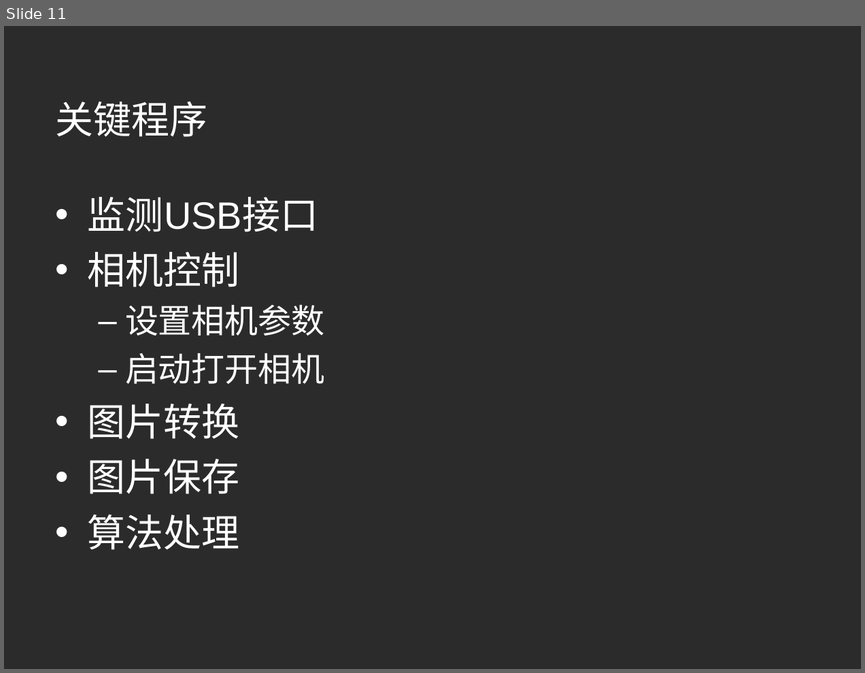
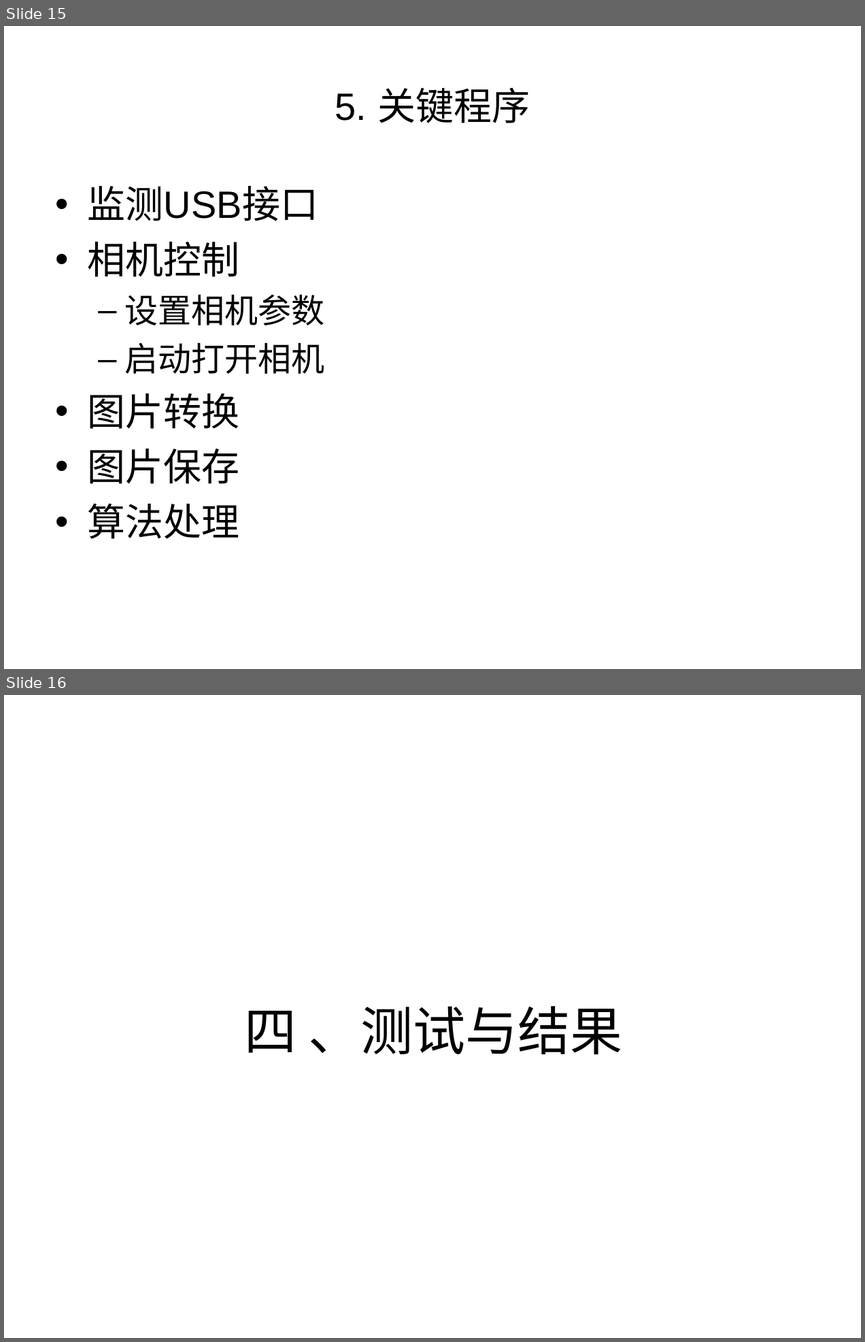
Before and after one commit to aihes/PylonCamera, a slide deck: paper/激光散斑系统CCD相机数据采集控制软件设计.ppt. Shown one above the other, each under a label of ours: slide 11 before the commit, slides 15 and 16 after it. The pictures are 865x673 and 865x1342 pixels, drawn with LibreOffice and Linux fonts; fonts in the diff are those of the drawing; background and template pictures are left out; a plain dark background stands for a picture behind light text. Boxes give left, top, right and bottom in pixels: in the first picture for what was removed or moved away, otherwise in the second. Text is boxed around its words. In the diff, an @@ line names an element or a change of style, - is before the commit and + after.

```diff
--- a/paper/激光散斑系统CCD相机数据采集控制软件设计.ppt
+++ b/paper/激光散斑系统CCD相机数据采集控制软件设计.ppt
@@ slide 16 added at [4, 695, 861, 1338], background #FFFFFF @@
@@ title added at [244, 1006, 622, 1054], 44 pt, text #000000 @@
+四 、测试与结果
@@ what was slide 11 is now slide 15 @@
@@ slide 15 changed as well @@
@@ background picture (left out) to #FFFFFF @@
@@ title at [335, 88, 530, 123]: text changed; font Montserrat to Arial; text colour #FFFFFF to #000000 @@
-关键程序
+5. 关键程序
@@ text "监测USB接口": place and size @@
-text "监测USB接口" at [88, 197, 325, 550]
+text "监测USB接口" at [88, 186, 325, 539]
@@ text "监测USB接口" at [88, 186, 325, 539]: text colour #FFFFFF to #000000; bullet colour #FFFFFF to #000000 @@
```
Also in this commit, not shown: 12 other slides changed, 9 other slides added, 4 slides removed, 7 other files.
